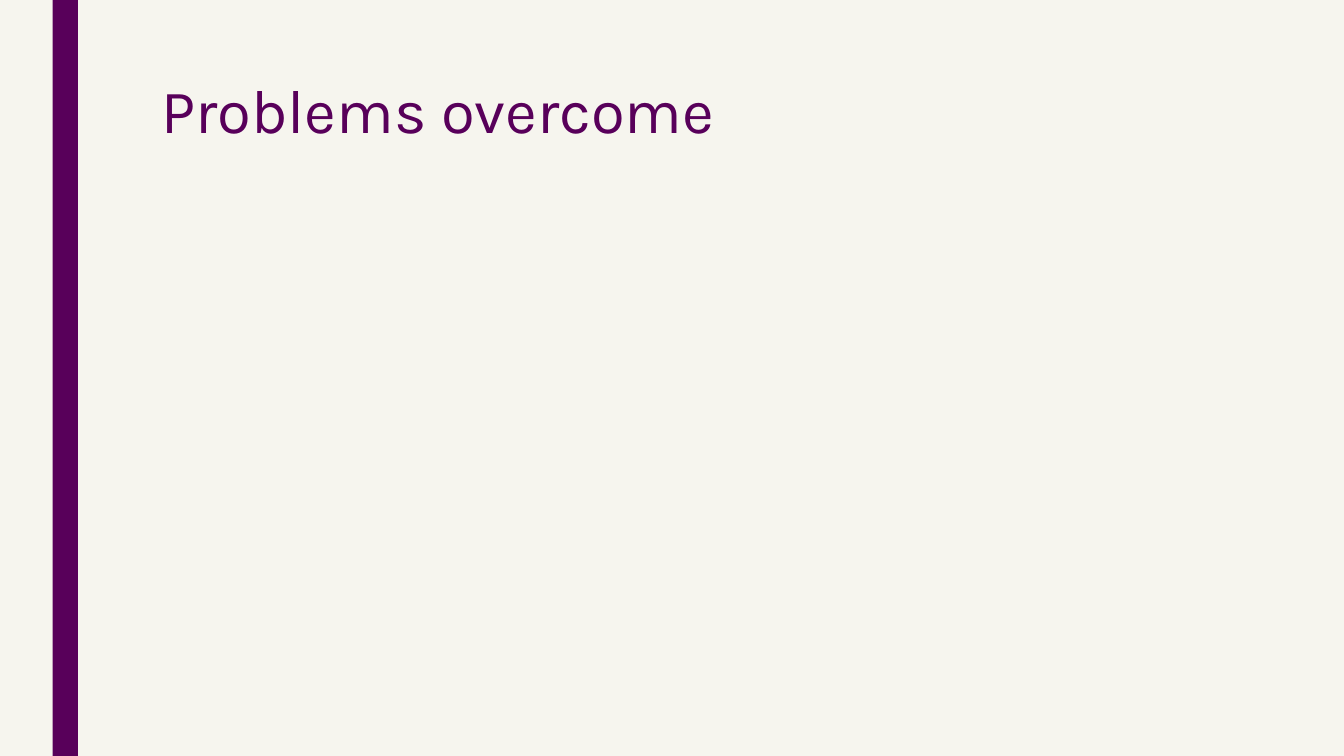
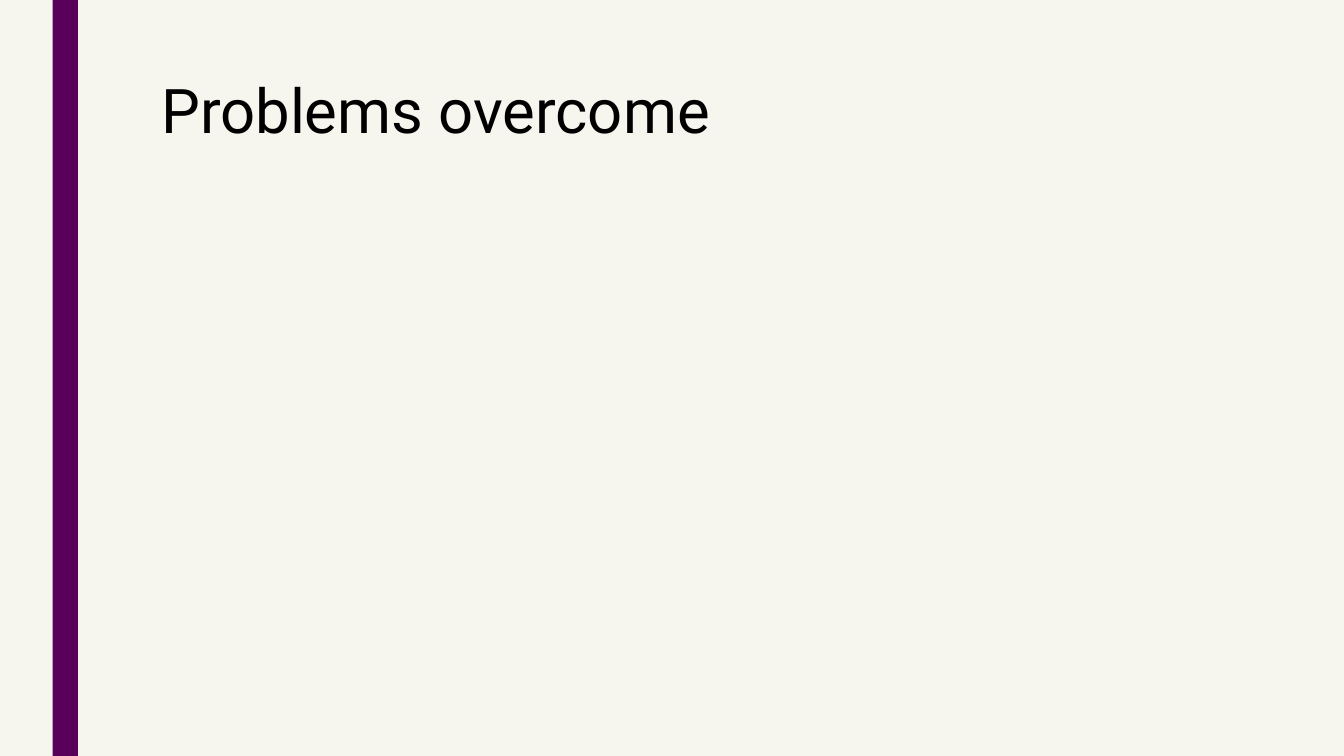
Before and after one commit to asnowmenjig/IS590-Open-Data-Mashups, a slide deck: slide 21 of final-deliverables/presentation-materials/presentation-slides.pptx (slide 16 before the commit). Drawn at 1344x756 pixels with LibreOffice and Linux fonts; fonts in the diff are those of the drawing. Boxes give left, top, right and bottom in pixels: in the first picture for what was removed or moved away, otherwise in the second. Text is boxed around its words. In the diff, an @@ line names an element or a change of style, - is before the commit and + after.

```diff
--- a/final-deliverables/presentation-materials/presentation-slides.pptx
+++ b/final-deliverables/presentation-materials/presentation-slides.pptx
@@ title "Problems overcome" at [161,86,710,134]: font Karla to Roboto, text colour #58005A to #000000 @@
```
Also in this commit, not shown: 3 other slides changed, 10 slides added, 5 slides removed.
